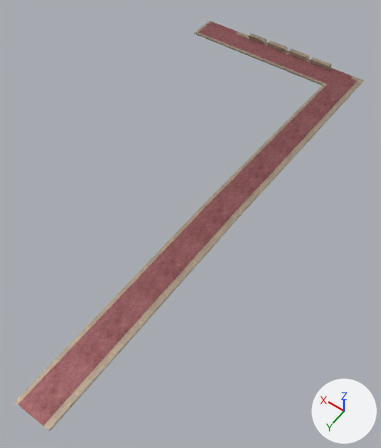
Two versions of the FBX model Assets/05_Models/Exterior/BikeRoad.fbx, one commit apart.
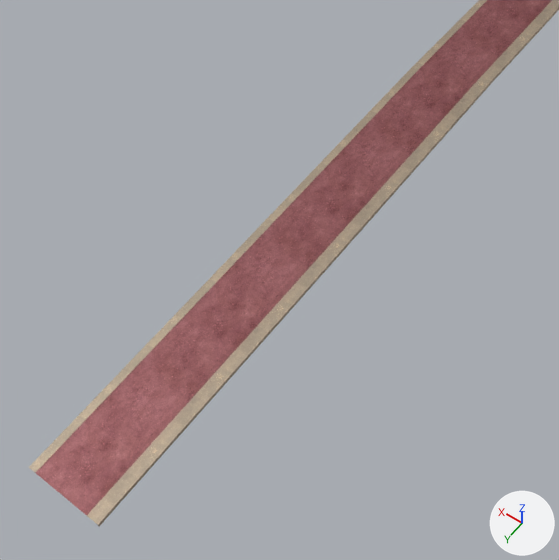
Each version appears first whole from a 50 mm camera at (-69.56, 93.98, 39.21) aimed at (-50.15, 66.82, -3.49), and next in a close-up on the part from 0% to 73% of the width and 38% to 100% of the height. The axes (+X, +Y, +Z) are drawn at lower right. The lights are the same throughout. Where no turn or scale is listed for an object, it has been applied to the vertices.

The scene before the commit, as lines of its bpy script (objects in view):
```python
me_mesh_023 = bpy.data.meshes.new('Mesh.023')
me_mesh_023.from_pydata(...)  # 283 vertices, 273 faces; spans x -8.6..13.7, y -1.8..49.3, z -0.3..0.5
# faces by material slot: [11, 262]
me_mesh_023.materials.append(mat_footpathbrick)  # picture img_bikeroad_b_jpg
me_mesh_023.materials.append(mat_footpathstone)  # picture img_footpathstone_b_jpg
ob_bikeroad_001 = bpy.data.objects.new('BikeRoad.001', me_mesh_023)
ob_bikeroad_001.location = (-47.35, 41.08, 0.09)
```
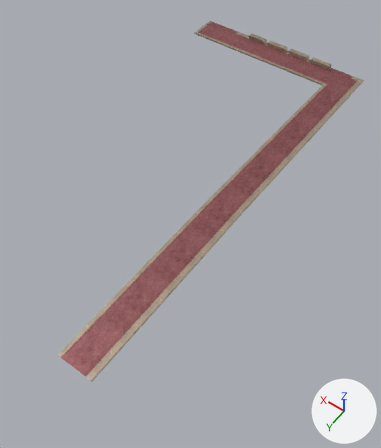
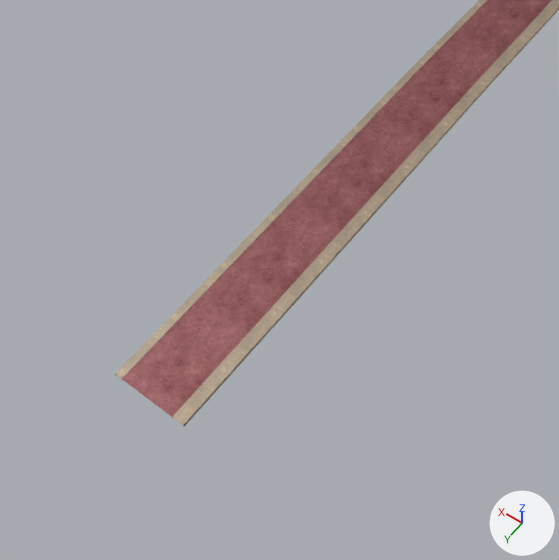
The newer file is also turned or shifted as a whole; pictures and numbers use the older file's frame.

What the commit changed:
me_mesh_023 has 283 vertices, 273 faces and spans x -8.6..13.7, y -1.8..49.3, z -0.3..0.5.
me_mesh_023 is used by ob_bikeroad_001; location (-47.35, 41.08, 0.09).
me_mesh_023 part 1: all 11 vertices in x -7.2..-3.6, y 49.3, z -0.1..0.1 are moved by (0.0, -4.5, 0.0).

Where the change shows, as pixel boxes (x1, y1, x2, y2) in the close-ups (559 x 560 px; the box of a moved part takes in the faces that stretch with it):
'BikeRoad.001', reshaped
    before: (29, 0, 559, 526)
    after: (115, 0, 559, 427)
part 1 of me_mesh_023, moved or reshaped
    before: (29, 84, 467, 526)
    after: (115, 84, 467, 427)
